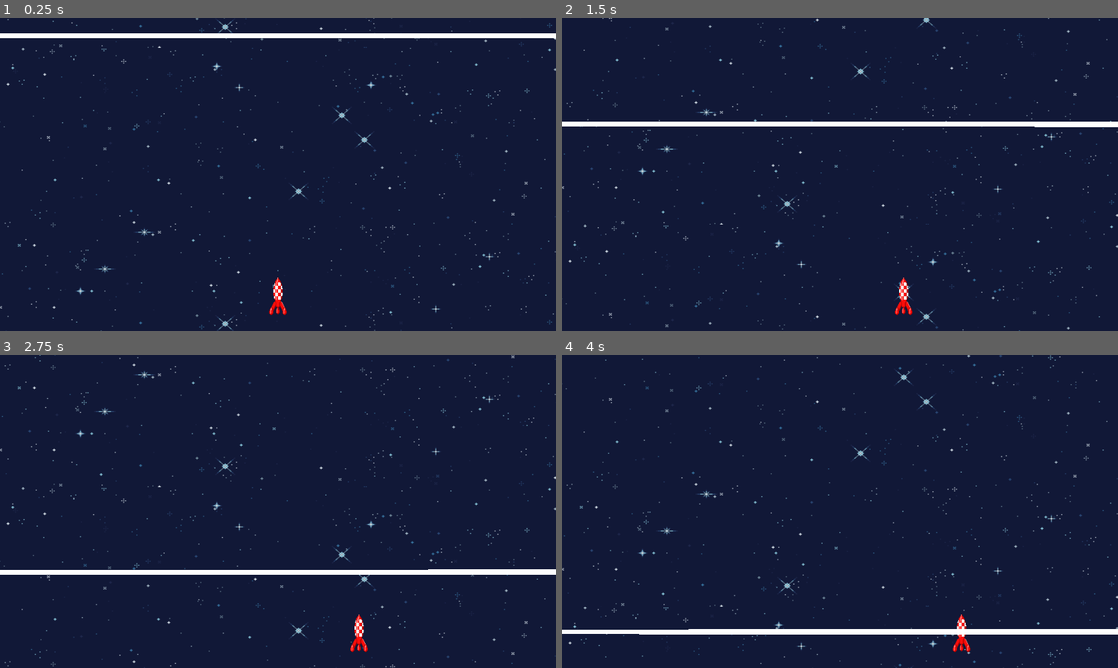
Above: before the commit, frames 1-4 (two rows, left to right).
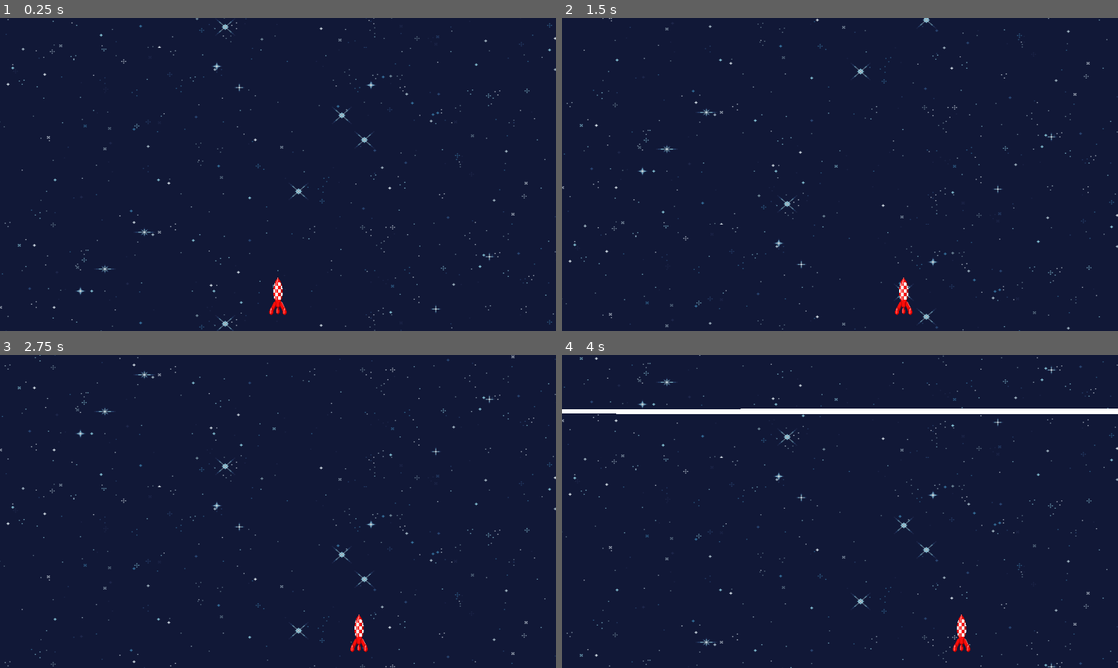
Above: after the commit, the same moments.

Repository: Zenika/tomato-rocket
Game: Godot game, scene res://race_screen.tscn
The game is run twice, just before and just after one commit, with the same random seed, the same clock (stepped at 60 frames per second) and the same inputs.
Inputs:
- Up to frame 1 (0.25 s): no input
- Up to frame 2 (1.5 s): hold Right (move_right) 0.53-1.28 s; hold Left (move_left) from 1.28 s (still down)
- Up to frame 3 (2.75 s): release Left (move_left) at 2.03 s; hold Right (move_right) from 2.03 s (still down)
- Up to frame 4 (4 s): release Right (move_right) at 3.53 s; hold Left (move_left) from 3.53 s (still down)

The runs differ from the first frame. In frame 1, 1.6% of the frame differs, in the area x 0-100%, y 4-7%; in frame 2, 1.6%; in frame 3, 1.6%; in frame 4, 5.4%, in the area x 0-100%, y 0-100%.

Commit message:
feat: add distance variable

Diff:
--- a/finish_line.gd
+++ b/finish_line.gd
@@ -1,6 +1,6 @@
 extends Area2D
 
-var vertical_speed
+var vertical_speed = 0
 
 # Called when the node enters the scene tree for the first time.
 func _ready():
@@ -22,3 +22,4 @@
 func _on_collision_polygon_2d_body_entered(body):
 	if body is Player:
 		get_parent().vertical_speed = 0
+		get_parent().finish_game()
--- a/player.gd
+++ b/player.gd
@@ -25,3 +25,6 @@
 
 	position += velocity * delta
 	position = position.clamp(Vector2.ZERO, screen_size)
+
+func stop(pos):
+	position = pos
--- a/race_screen.gd
+++ b/race_screen.gd
@@ -1,7 +1,12 @@
 extends Node2D
 
+@export var finish_line_scene: PackedScene
 @export var vertical_speed = 200
 const speed_multiplicator = 50
+var is_finished = false
+
+const race_length = 1000
+var traveled_distance = 0
 
 func new_game():
 	$Player.start($PlayerPosition.position)
@@ -12,6 +17,17 @@
 
 # Called every frame. 'delta' is the elapsed time since the previous frame.
 func _process(delta):
-	vertical_speed = vertical_speed + delta * speed_multiplicator
-	$FinishLine.set_vertical_speed(vertical_speed)
+	if (is_finished):
+		vertical_speed = 0
+	else:
+		vertical_speed = vertical_speed + delta * speed_multiplicator
+
 	$Background.set_vertical_speed(vertical_speed)
+	traveled_distance += vertical_speed * delta
+	if (traveled_distance > race_length):
+		$FinishLine.set_vertical_speed(vertical_speed)
+
+func finish_game():
+	is_finished = true
+	print(traveled_distance)
+	$Player.stop($PlayerPosition.position)
--- a/race_screen.tscn
+++ b/race_screen.tscn
@@ -16,3 +16,4 @@
 [node name="Background" parent="." instance=ExtResource("3_ounkw")]
 
 [node name="FinishLine" parent="." instance=ExtResource("3_qg17w")]
+position = Vector2(0, -21)
